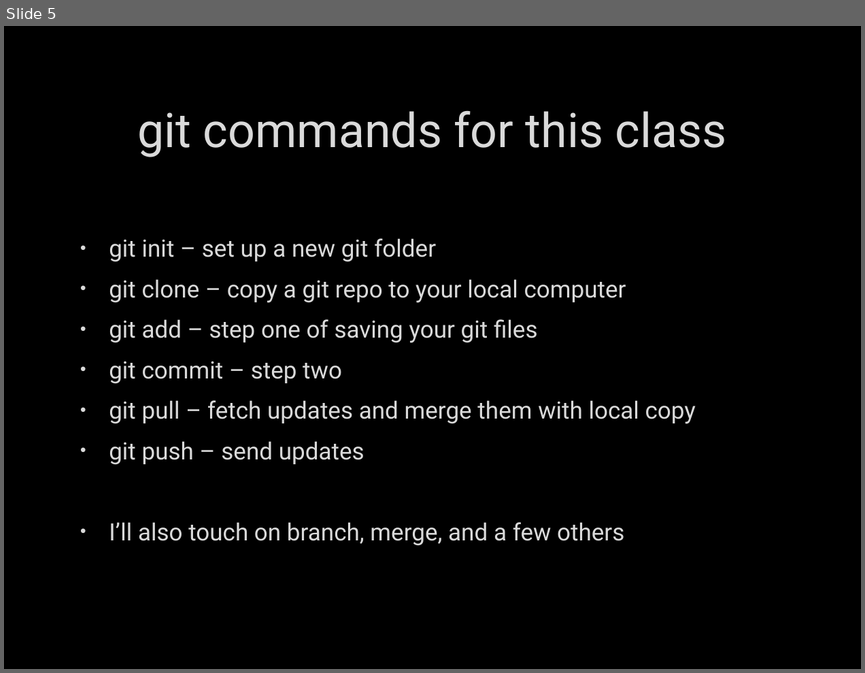
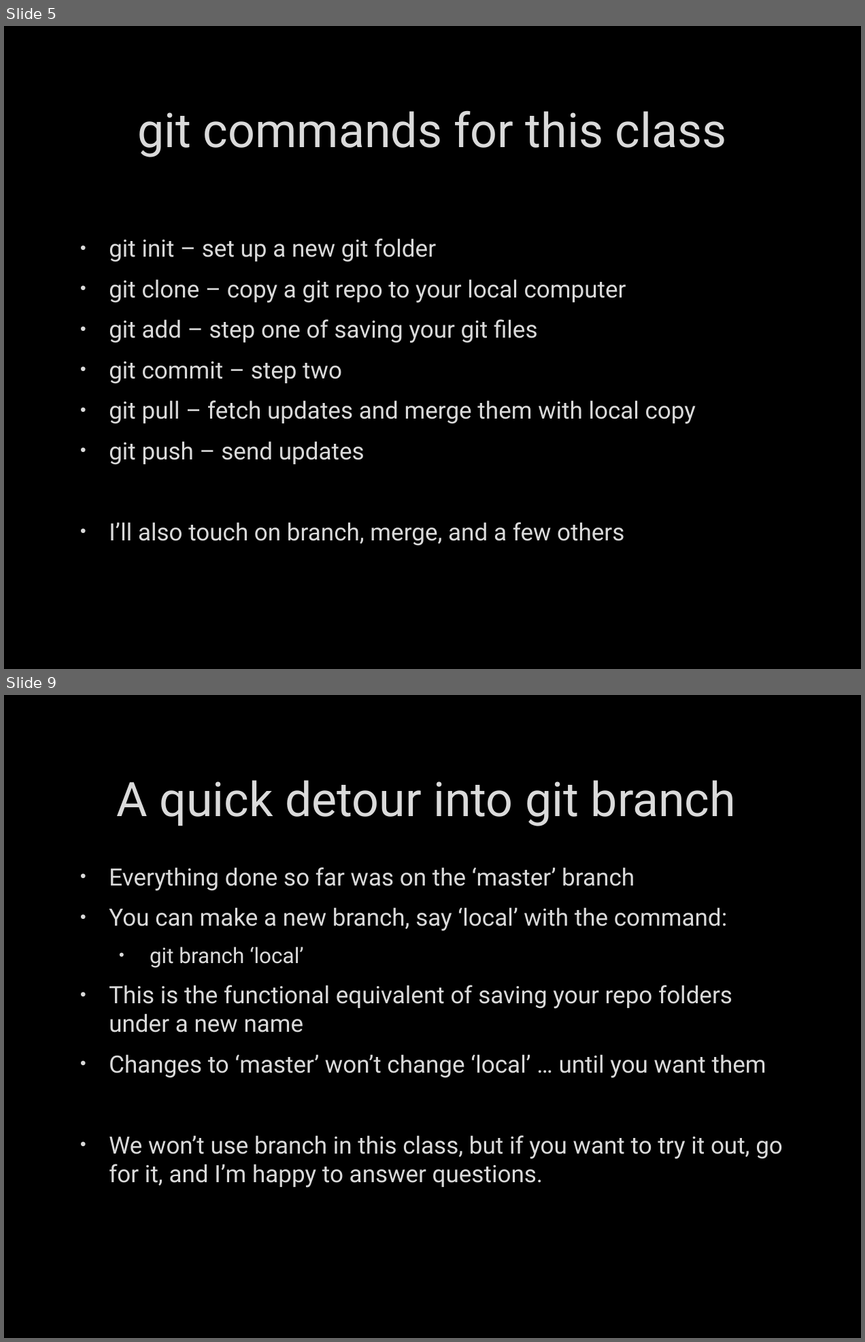
Before and after one commit to fdmast/Pabio536, a slide deck: C1_Introduction/ClassOne.GithubIntro.pptx. Shown one above the other, each under a label of ours: slide 5 before the commit, slides 5 and 9 after it; the slides between them are not shown. The pictures are 865x673 and 865x1342 pixels, drawn with LibreOffice and Linux fonts; fonts in the diff are those of the drawing; background and template pictures are left out. Boxes give left, top, right and bottom in pixels: in the first picture for what was removed or moved away, otherwise in the second. Text is boxed around its words. In the diff, an @@ line names an element or a change of style, - is before the commit and + after.

```diff
--- a/C1_Introduction/ClassOne.GithubIntro.pptx
+++ b/C1_Introduction/ClassOne.GithubIntro.pptx
@@ slide 9 added at bbox=[4, 695, 861, 1338], background picture (left out) @@
@@ title added at bbox=[116, 780, 736, 826], 40 pt, text #DADADA @@
+A quick detour into git branch
@@ text added at bbox=[109, 867, 783, 1187], 20 pt, text #DADADA @@
+• Everything done so far was on the ‘master’ branch
+• You can make a new branch, say ‘local’ with the command:
+  • git branch ‘local’
+• This is the functional equivalent of saving your repo folders under a new name
+• Changes to ‘master’ won’t change ‘local’ … until you want them
+• We won’t use branch in this class, but if you want to try it out, go for it, and I’m happy to answer questions.
```
Also in this commit, not shown: 1 slide changed, 8 other slides added, 7 other files.
